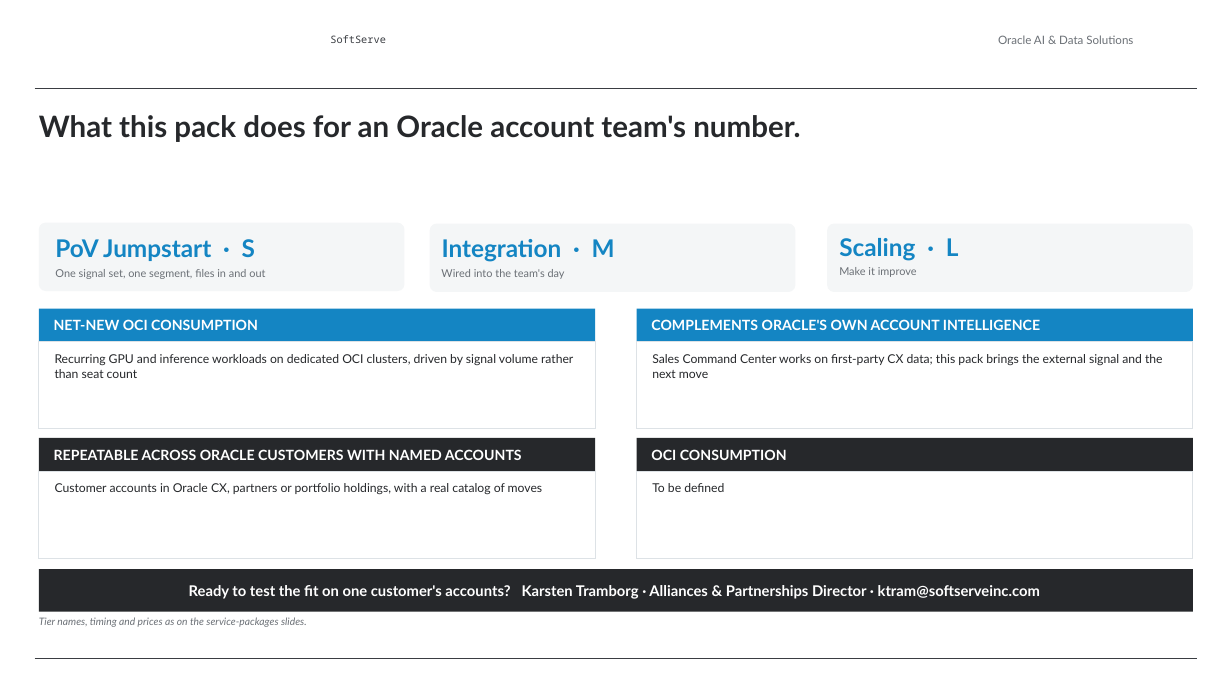
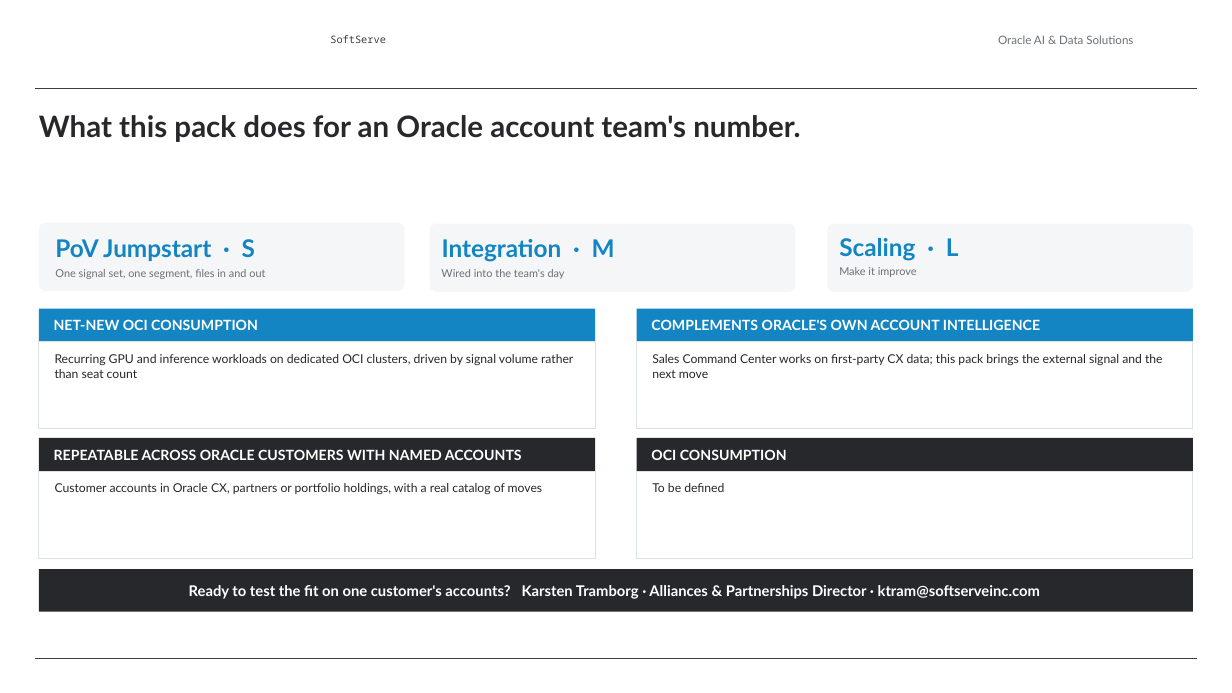
Before and after one commit to alexey-orlov/AO-Personal-OS, a slide deck: slide 6 of outputs/oracle-packs/account-insights/artifacts/account-insights-sales-deck.pptx. Drawn at 1232x693 pixels with LibreOffice and Linux fonts; fonts in the diff are those of the drawing; background and template pictures are left out. Boxes give left, top, right and bottom in pixels: in the first picture for what was removed or moved away, otherwise in the second. Text is boxed around its words. In the diff, an @@ line names an element or a change of style, - is before the commit and + after.

```diff
--- a/outputs/oracle-packs/account-insights/artifacts/account-insights-sales-deck.pptx
+++ b/outputs/oracle-packs/account-insights/artifacts/account-insights-sales-deck.pptx
@@ text removed at [39,617,307,627] @@
-Tier names, timing and prices as on the service-packages slides.
```
Also in this commit, not shown: 5 other slides changed, 1 other file.
